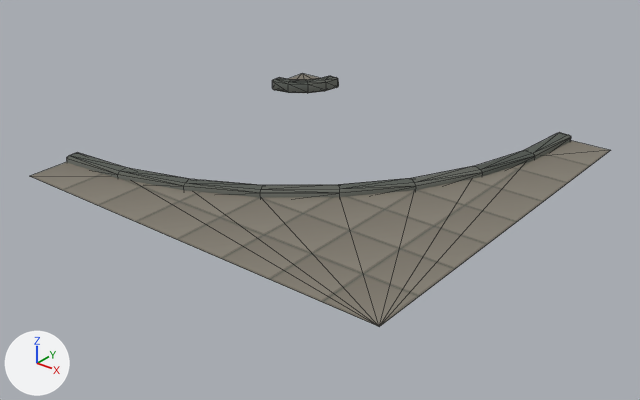
Before and after pictures for a commit that changed the glTF model frontend/public/assets/models/sidewalk/curve.glb.
Rendered twice from a 50 mm lens placed at (19.4, -24.9, 13.7), pointed at (0.1, -0.7, -1.3). Lighting does not change. The marker at lower left points along +X, +Y and +Z. Mesh edges are drawn as thin lines. Where no turn or scale is listed for an object, it has been applied to the vertices.

In view in the first picture: 'road_section_turn_tight', 'road_section_turn_tight_sidewalk'.
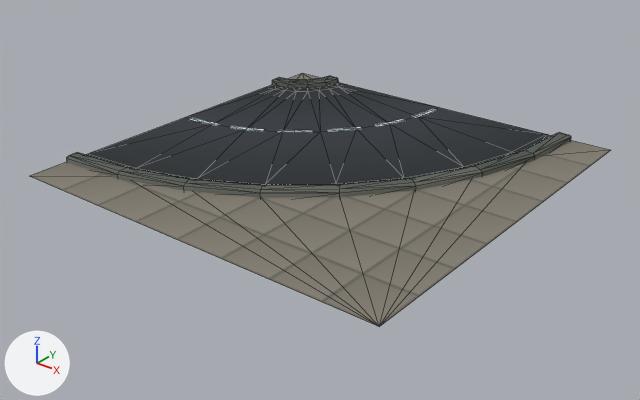
Location of each change, [x1, y1, x2, y2] in pixels of the pictures (640 x 400 px):
'road_section_turn_tight.001', added: after [86, 82, 552, 185]

Patch to the scene script:
```diff
--- a/frontend/public/assets/models/sidewalk/curve.glb.py
+++ b/frontend/public/assets/models/sidewalk/curve.glb.py
@@ mat_city_mat_009 @@
+mat_city_mat_009 = bpy.data.materials.new('city_mat.009')
+# uses the picture img_city_glow
+# uses the picture img_city_metal_jpg_city_rough_jpg
+# uses the picture img_city_tex
@@ me_mesh_006 @@
+me_mesh_006.from_pydata(...)  # 77 vertices, 84 faces; spans x -8.0..6.0, y -6.0..8.0, z 0.0..0.02
+me_mesh_006.materials.append(mat_city_mat_009)
@@ ob_road_section_turn_tight_001 @@
+ob_road_section_turn_tight_001 = bpy.data.objects.new('road_section_turn_tight.001', me_mesh_006)
+ob_road_section_turn_tight_001.location = (0.0, 0.0, 0.0)
```
